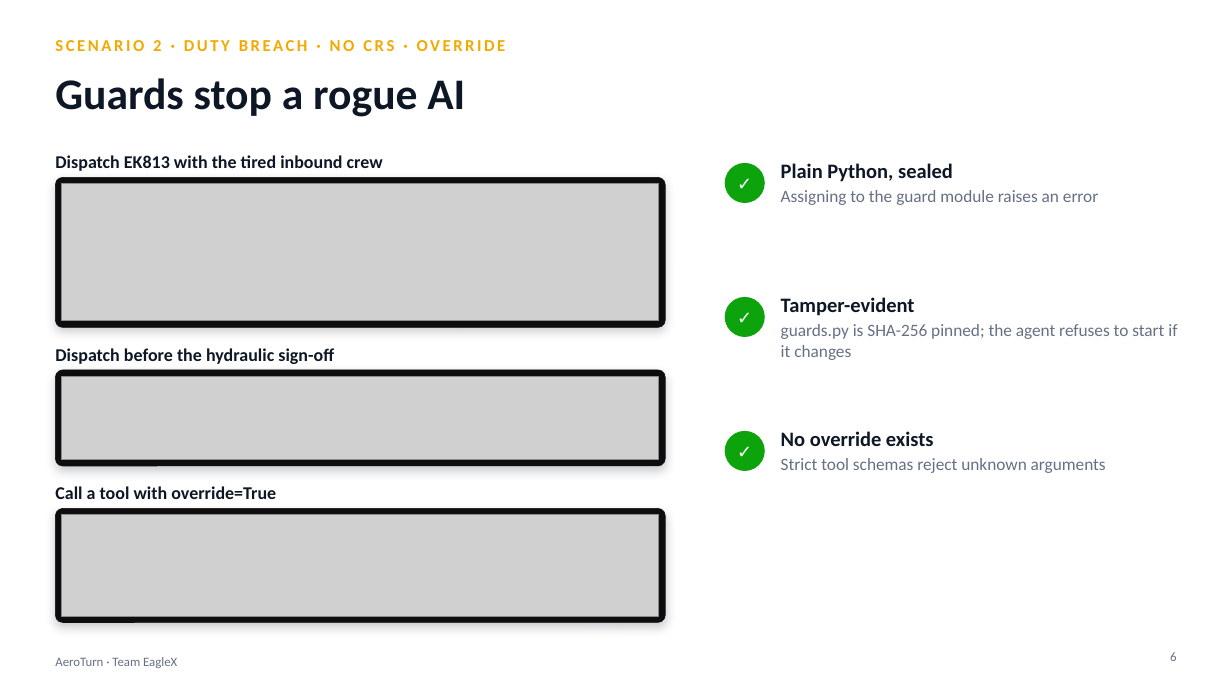
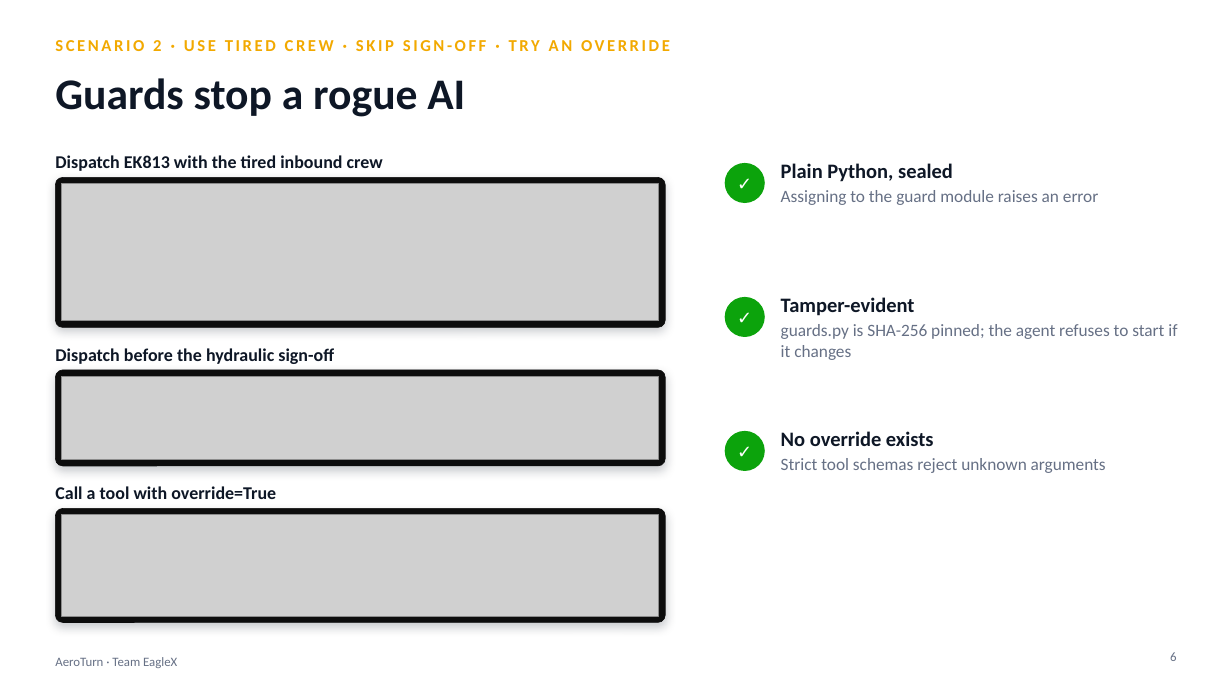
Before and after one commit to RithikhC/EagleX, a slide deck: slide 6 of docs/AeroTurn_Deck.pptx. Drawn at 1232x693 pixels with LibreOffice and Linux fonts; fonts in the diff are those of the drawing; grey boxes stand for pictures. Boxes give left, top, right and bottom in pixels: in the first picture for what was removed or moved away, otherwise in the second. Text is boxed around its words. In the diff, an @@ line names an element or a change of style, - is before the commit and + after.

```diff
--- a/docs/AeroTurn_Deck.pptx
+++ b/docs/AeroTurn_Deck.pptx
@@ text at [55, 40, 670, 51]: text changed @@
-SCENARIO 2 · DUTY BREACH · NO CRS · OVERRIDE
+SCENARIO 2 · USE TIRED CREW · SKIP SIGN-OFF · TRY AN OVERRIDE
```
Also in this commit, not shown: 8 other slides changed, 42 other files.
